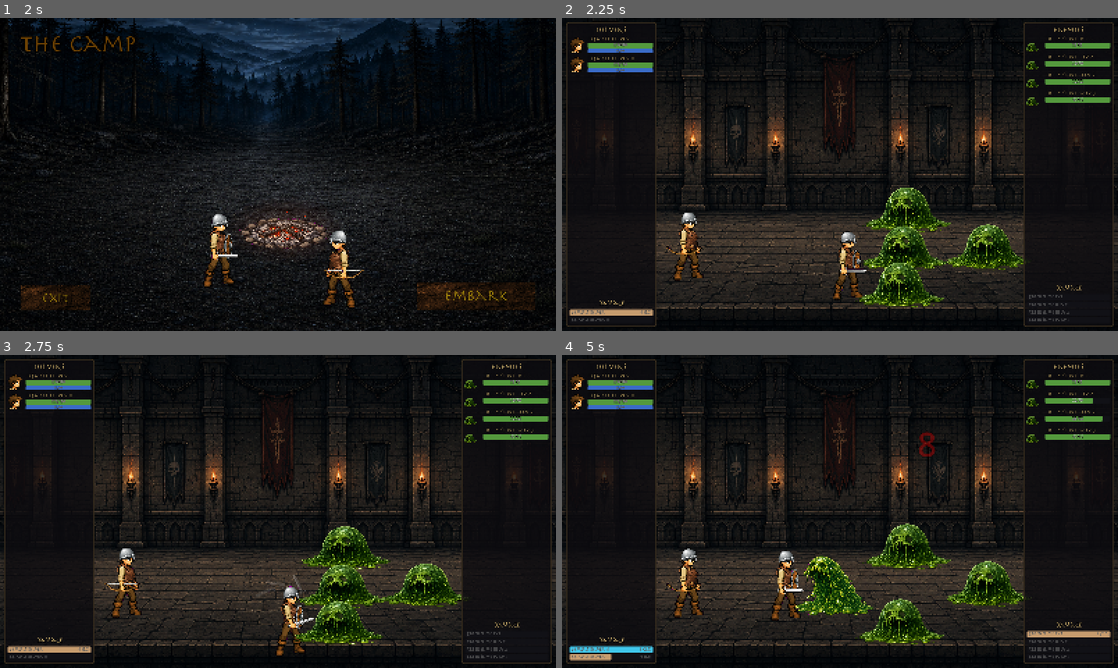
Above: before the commit, frames 1-4 (two rows, left to right).
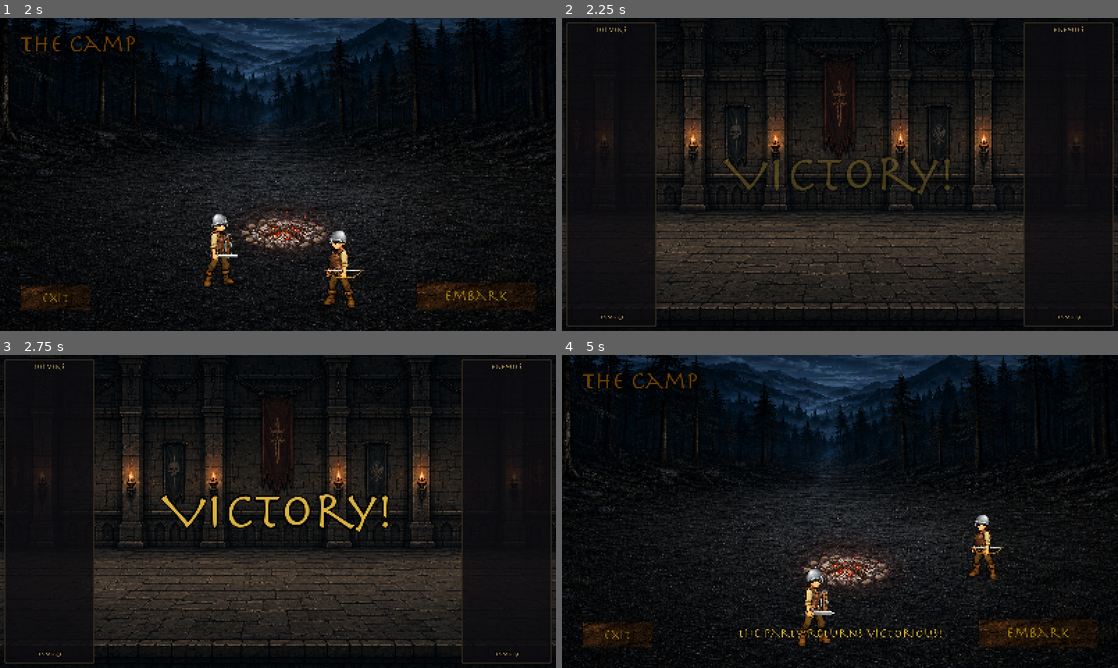
Above: after the commit, the same moments.

Repository: nexzitar/delvers
Game: Godot game, scene res://scenes/menus/menu.tscn
The game is run twice, just before and just after one commit, with the same random seed, the same clock (stepped at 60 frames per second) and the same inputs. Sound files missing from this copy of the repository are replaced by a short silence.
Inputs (mouse positions are in pixels of both pictures, inside the frame that each line leads up to):
- Up to frame 1 (2 s): click "Enter" at 0.5 s; tap Enter at 1.25 s; move the mouse to (400, 158) at 1.27 s; click (400, 158) at 1.42 s
- Up to frame 2 (2.25 s): click "Embark" at 2 s
- Up to frame 3 (2.75 s): no input
- Up to frame 4 (5 s): drag from (728, 527) to (812, 574) at 2.77 s; move the mouse to (895, 442) at 3.52 s; click (895, 442) at 3.67 s; drag from (812, 574) to (673, 464) at 4.27 s

Frame 1 is identical in both runs. In frame 2, 8.8% of the frame differs, in the area x 1-99%, y 6-97%; in frame 3, 9.3%; in frame 4, 37%, in the area x 0-100%, y 0-100%.
Error after the commit: Invalid access to property or key 'position' on a base object of type 'RefCounted (CombatEntity)'. (res://scripts/combat/combat_event.gd:79)

Commit message:
Extend CombatEvent for spatial combat replay.
Add MOVE, FACE, TARGET, and TELEGRAPH event types with factory helpers and position/facing fields on spawn.

Co-authored-by: Cursor <cursoragent@cursor.com>

Diff:
--- /dev/null
+++ b/capture/test_combat_events.gd
@@ -0,0 +1,27 @@
+extends Node
+
+const CombatEvent = preload("res://scripts/combat/combat_event.gd")
+
+func _ready():
+	var move = CombatEvent.create_move(3, 1.5, Vector2(100, 200), Vector2(10, 0))
+	assert(move.type == CombatEvent.EventType.MOVE)
+	assert(move.entity_id == 3)
+	assert(move.time == 1.5)
+	assert(move.position == Vector2(100, 200))
+	assert(move.velocity == Vector2(10, 0))
+
+	var target = CombatEvent.create_target(1, 2, 0.5)
+	assert(target.type == CombatEvent.EventType.TARGET)
+	assert(target.source_id == 1 and target.target_id == 2)
+
+	var tele = CombatEvent.create_telegraph(4, 2.0, Vector2(50, 50), 80.0, 0.4)
+	assert(tele.type == CombatEvent.EventType.TELEGRAPH)
+	assert(tele.telegraph_radius == 80.0)
+	assert(tele.telegraph_duration == 0.4)
+
+	var face = CombatEvent.create_face(1, 0.1, Vector2.LEFT)
+	assert(face.type == CombatEvent.EventType.FACE)
+	assert(face.facing == Vector2.LEFT)
+
+	print("PASS combat events")
+	get_tree().quit()
--- /dev/null
+++ b/capture/test_combat_events.tscn
@@ -0,0 +1,6 @@
+[gd_scene load_steps=2 format=3 uid="uid://btestcombatev001"]
+
+[ext_resource type="Script" path="res://capture/test_combat_events.gd" id="1_t"]
+
+[node name="TestCombatEvents" type="Node"]
+script = ExtResource("1_t")
--- a/scripts/combat/combat_event.gd
+++ b/scripts/combat/combat_event.gd
@@ -8,13 +8,17 @@
 	CAST_FINISH,
 	BUFF_APPLIED,
 	BUFF_EXPIRED,
-	SPAWN
+	SPAWN,
+	MOVE,
+	FACE,
+	TARGET,
+	TELEGRAPH,
 }
-var entity : CombatEntity
+
+var entity: CombatEntity
 var template: Resource
 var current_health: int
 var entity_id: int
-
 
 var time: float
 var type: EventType
@@ -25,8 +29,8 @@
 var source_name: String
 var target_name: String
 
-var source_id : int
-var target_id : int
+var source_id: int
+var target_id: int
 var formation_slot: int
 
 var skill_name: String
@@ -42,6 +46,13 @@
 var gear := []
 var equipped := {}
 var off_hand := false
+
+var position: Vector2 = Vector2.ZERO
+var facing: Vector2 = Vector2.RIGHT
+var velocity: Vector2 = Vector2.ZERO
+var telegraph_radius: float = 0.0
+var telegraph_duration: float = 0.0
+var status_id: String = ""
 
 
 static func create_spawn(combat_entity):
@@ -65,4 +76,52 @@
 	event.gear = combat_entity.gear
 	event.equipped = combat_entity.equipped
 
+	event.position = combat_entity.position
+	event.facing = combat_entity.facing
+
 	return event
+
+
+static func create_move(entity_id: int, sim_time: float, pos: Vector2, vel := Vector2.ZERO) -> CombatEvent:
+	var event = CombatEvent.new()
+	event.type = EventType.MOVE
+	event.entity_id = entity_id
+	event.time = sim_time
+	event.position = pos
+	event.velocity = vel
+	return event
+
+
+static func create_face(entity_id: int, sim_time: float, dir: Vector2) -> CombatEvent:
+	var event = CombatEvent.new()
+	event.type = EventType.FACE
+	event.entity_id = entity_id
+	event.time = sim_time
+	event.facing = dir
+	return event
+
+
+static func create_target(source_id: int, target_id: int, sim_time: float) -> CombatEvent:
+	var event = CombatEvent.new()
+	event.type = EventType.TARGET
+	event.source_id = source_id
+	event.target_id = target_id
+	event.time = sim_time
+	return event
+
+
+static func create_telegraph(
+		source_id: int,
+		sim_time: float,
+		pos: Vector2,
+		radius: float,
+		duration: float,
+	) -> CombatEvent:
+	var event = CombatEvent.new()
+	event.type = EventType.TELEGRAPH
+	event.source_id = source_id
+	event.time = sim_time
+	event.position = pos
+	event.telegraph_radius = radius
+	event.telegraph_duration = duration
+	return event
